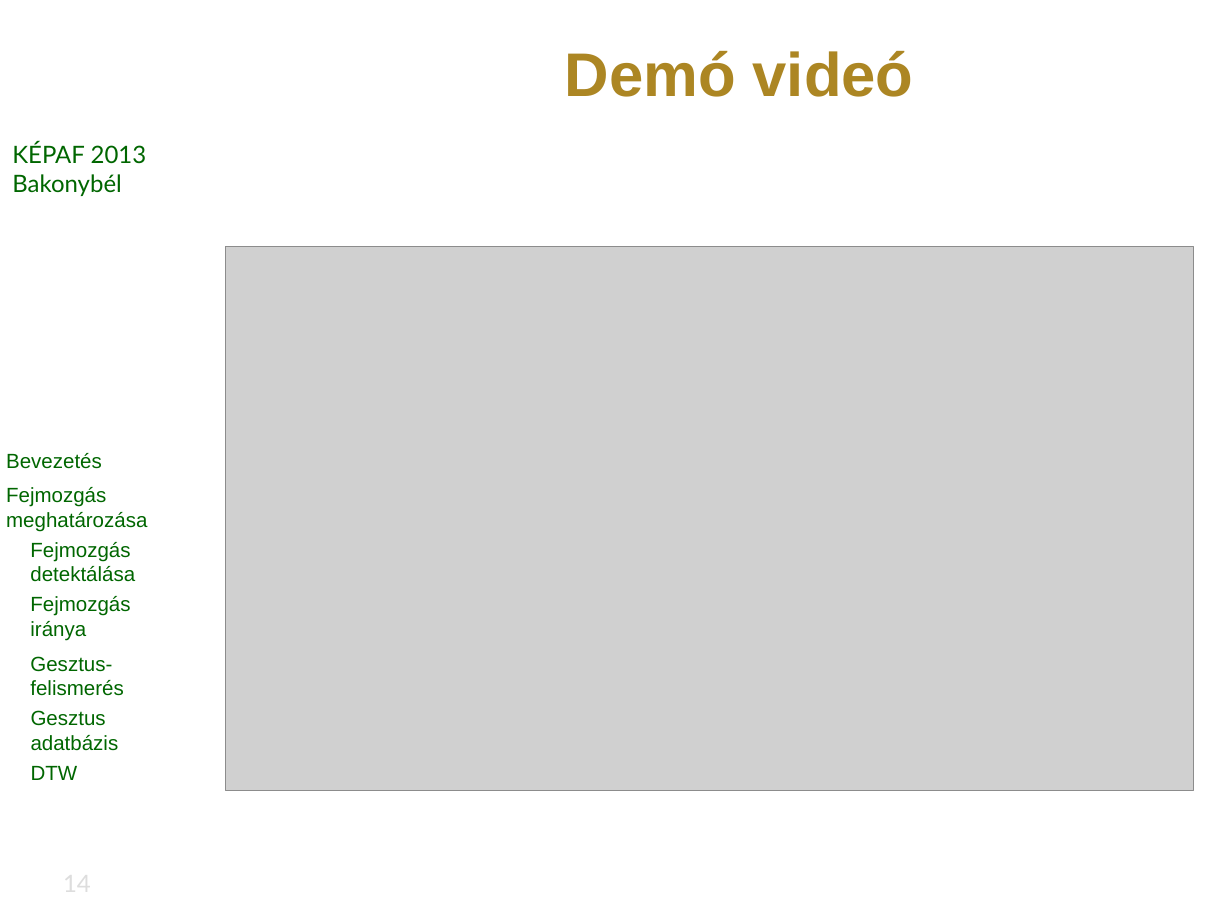
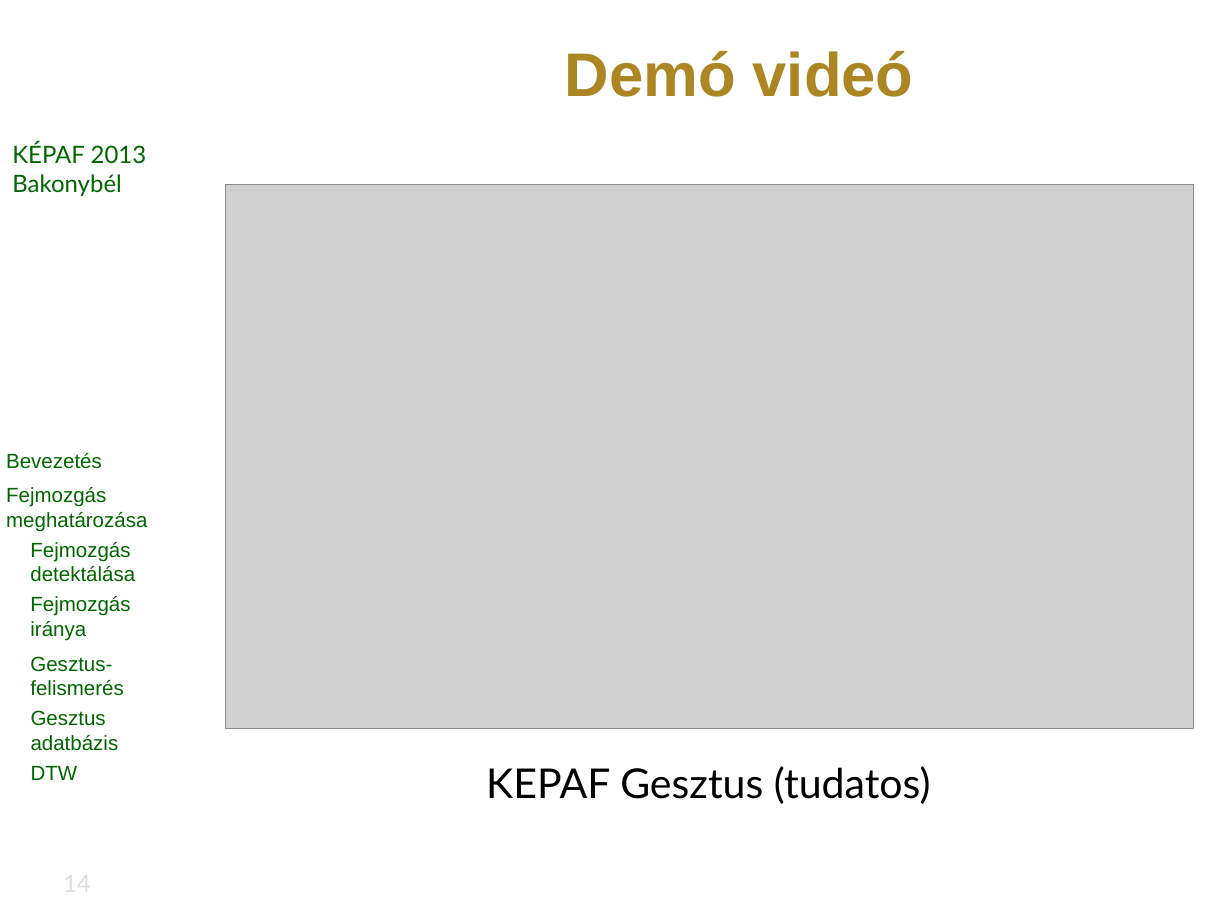
Before and after one commit to vohoaiviet/face-gesture-api, a slide deck: slide 14 of HeadMovement/research/kepaf/ppt/bertok.kornel.kepaf.2013.pptx. Drawn at 1232x924 pixels with LibreOffice and Linux fonts; fonts in the diff are those of the drawing; grey boxes stand for pictures; background and template pictures are left out. Boxes give left, top, right and bottom in pixels: in the first picture for what was removed or moved away, otherwise in the second. Text is boxed around its words. In the diff, an @@ line names an element or a change of style, - is before the commit and + after.

```diff
--- a/HeadMovement/research/kepaf/ppt/bertok.kornel.kepaf.2013.pptx
+++ b/HeadMovement/research/kepaf/ppt/bertok.kornel.kepaf.2013.pptx
@@ picture moved from (x1=225, y1=246, x2=1193, y2=791) to (x1=225, y1=185, x2=1193, y2=729) @@
@@ text added at (x1=486, y1=766, x2=931, y2=804), 24 pt, text #000000 @@
+KEPAF Gesztus (tudatos)
```
Also in this commit, not shown: 13 other slides changed.
